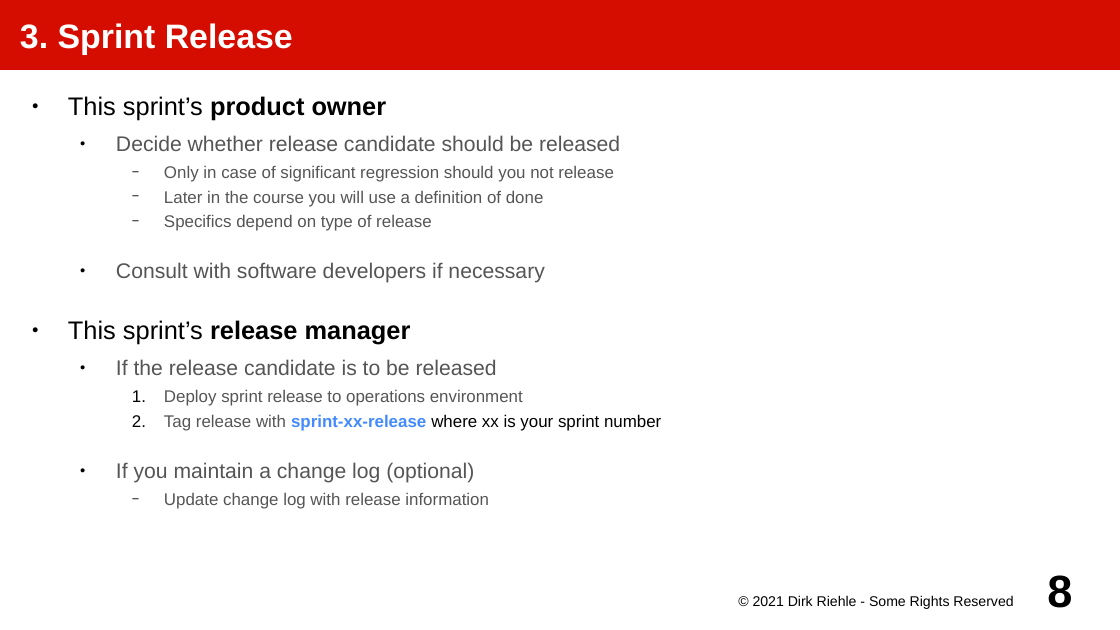
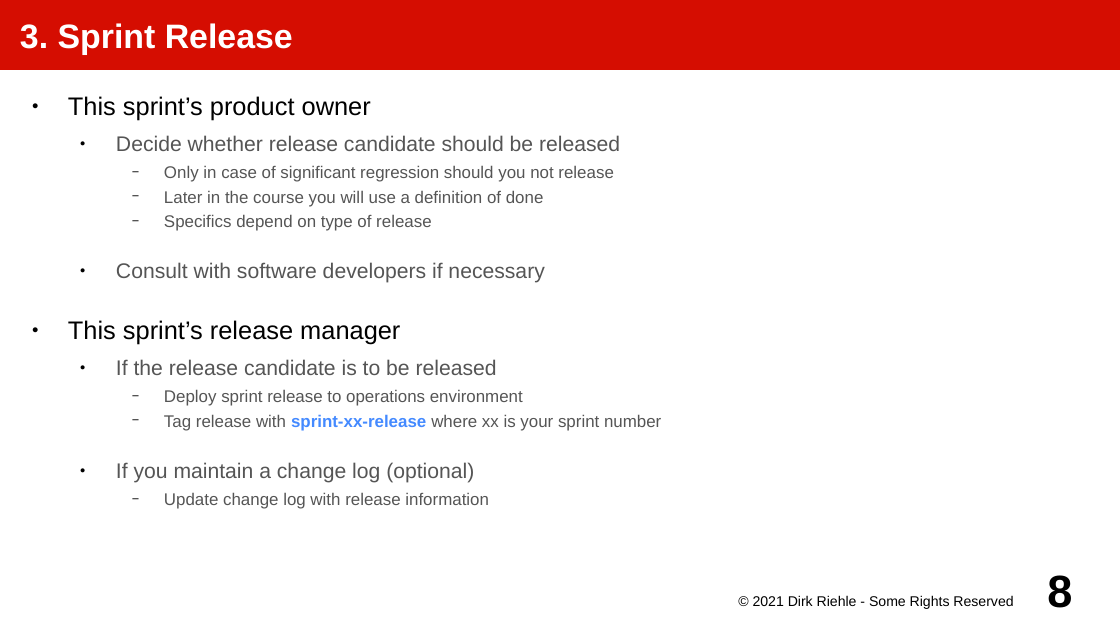
Before and after one commit to dirkriehle/amos-course, a slide deck: slide 8 of Lecture slides/AMOS B02 - The Team Meeting.odp. Drawn at 1120x630 pixels with LibreOffice and Linux fonts; fonts in the diff are those of the drawing. Boxes give left, top, right and bottom in pixels: in the first picture for what was removed or moved away, otherwise in the second. Text is boxed around its words. In the diff, an @@ line names an element or a change of style, - is before the commit and + after.

```diff
--- a/Lecture slides/AMOS B02 - The Team Meeting.odp
+++ b/Lecture slides/AMOS B02 - The Team Meeting.odp
@@ text at box(68, 96, 661, 431): bold off in "product owner", "release manager"; text colour #000000 to #555555 in "where xx is your sprint number"; bullet 1. to − @@
```
Also in this commit, not shown: 7 other slides changed, 3 other files.
